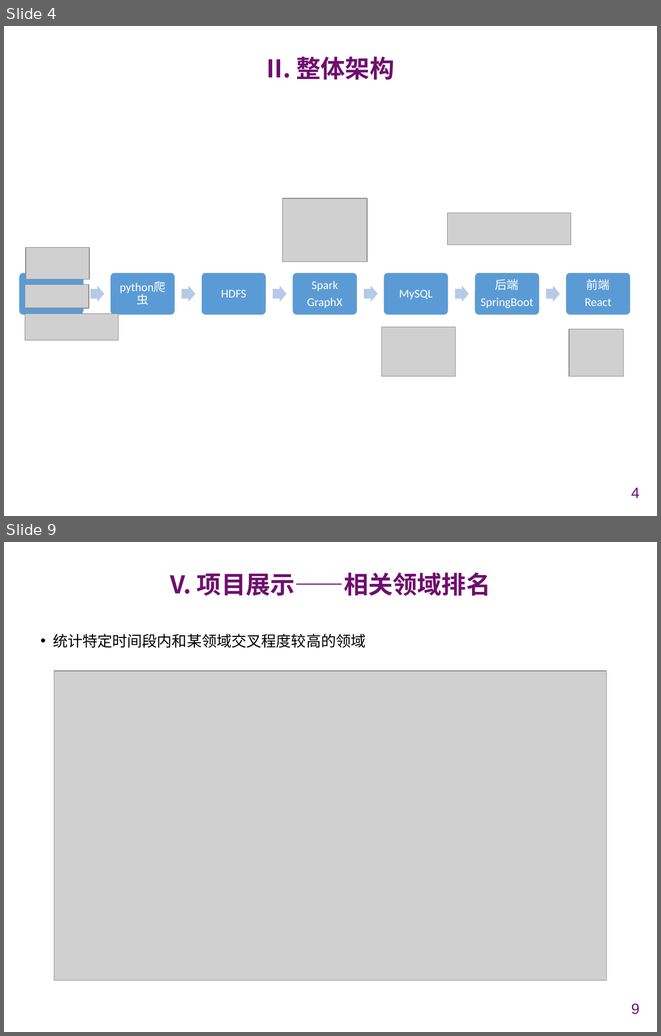
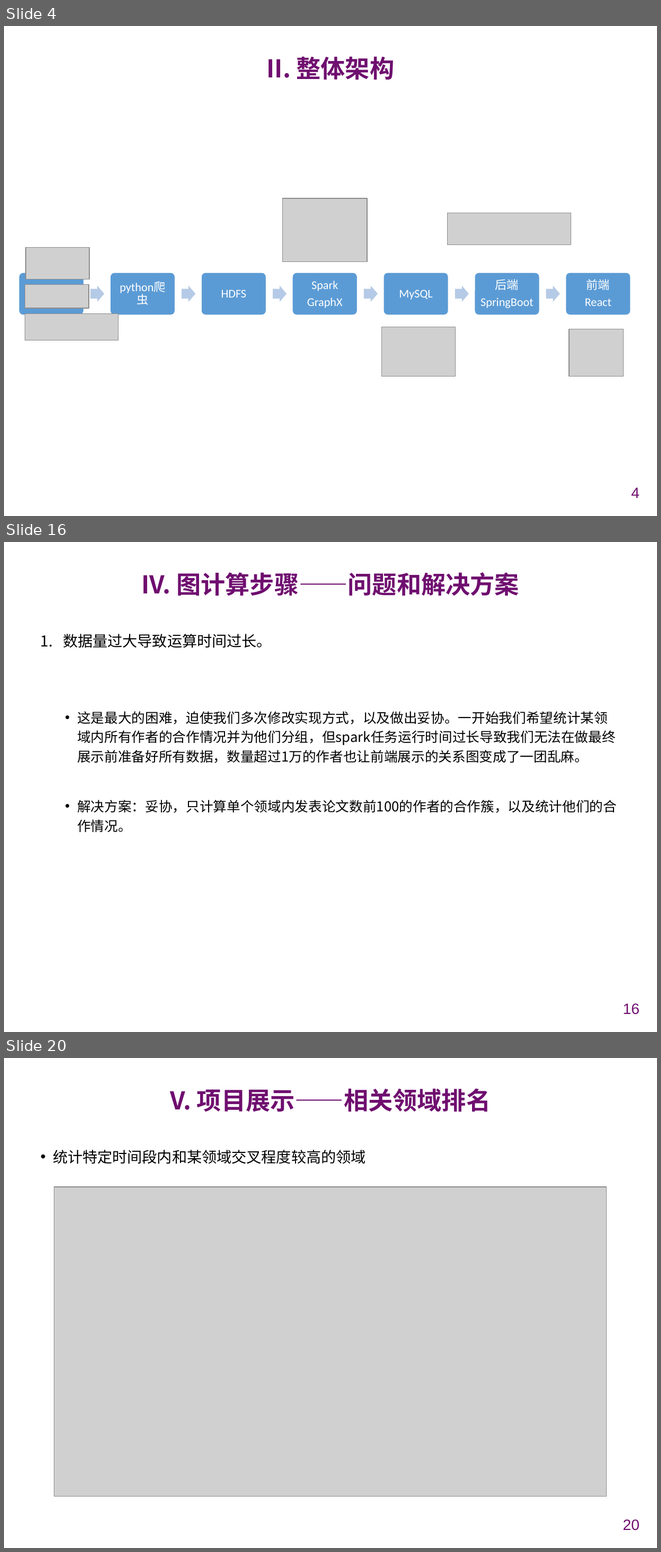
Before and after one commit to chenxiao2402/NJUSE-CloudComputing, a slide deck: PPT/云计算GraphX实现汇报.pptx. Shown one above the other, each under a label of ours: slides 4 and 9 before the commit, slides 4, 16 and 20 after it; the slides between them are not shown. The pictures are 661x1036 and 661x1552 pixels, drawn with LibreOffice and Linux fonts; fonts in the diff are those of the drawing; grey boxes stand for pictures; background and template pictures are left out. Boxes give left, top, right and bottom in pixels: in the first picture for what was removed or moved away, otherwise in the second. Text is boxed around its words. In the diff, an @@ line names an element or a change of style, - is before the commit and + after.

Commit message:
完成GraphX所有文档和PPT

```diff
--- a/PPT/云计算GraphX实现汇报.pptx
+++ b/PPT/云计算GraphX实现汇报.pptx
@@ slide 16 added at (4,542,657,1032), background #FFFFFF @@
@@ title added at (142,572,519,596), 27 pt, text #6F0E6F, bold @@
+IV. 图计算步骤——问题和解决方案
@@ text added at (41,634,617,832), 15 pt, text #000000 @@
+1. 数据量过大导致运算时间过长。
+  • 这是最大的困难，迫使我们多次修改实现方式，以及做出妥协。一开始我们希望统计某领域内所有作者的合作情况并为他们分组，但spark任务运行时间过长导致我们无法在做最终展示前准备好所有数据，数量超过1万的作者也让前端展示的关系图变成了一团乱麻。
+  • 解决方案：妥协，只计算单个领域内发表论文数前100的作者的合作簇，以及统计他们的合作情况。
@@ page number added at (623,1003,639,1014), 16.5 pt, text #6F0E6F @@
+16
@@ what was slide 9 is now slide 20 @@
@@ page number at (623,1519,639,1530): text changed @@
-9
+20
```
Also in this commit, not shown: 3 slides changed, 10 other slides added, 3 other files.
